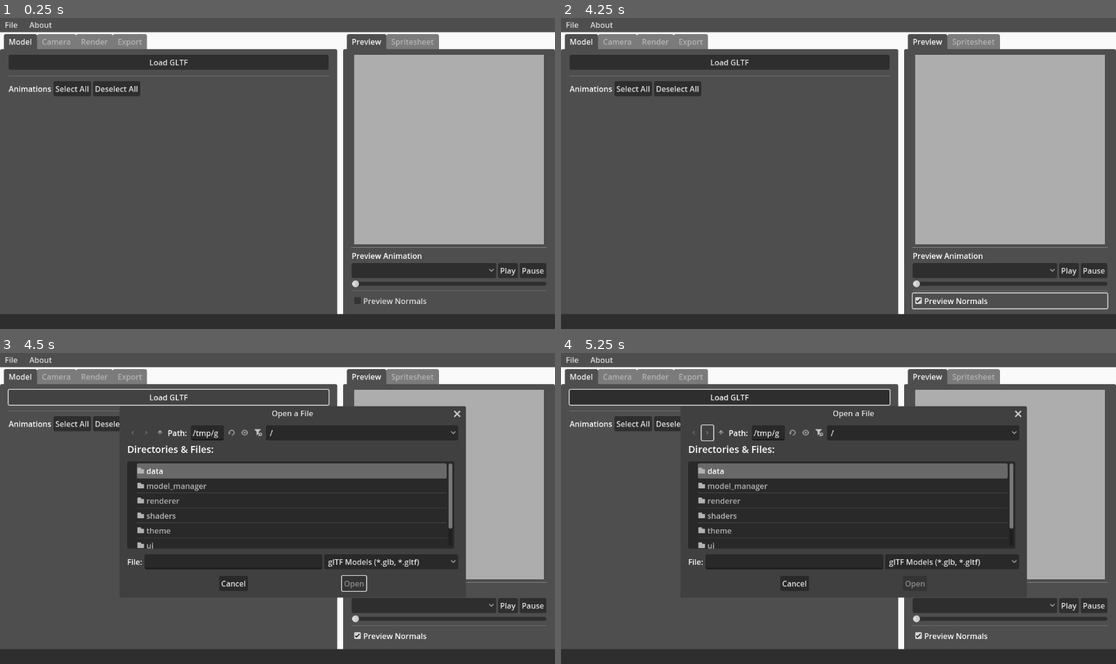
Above: before the commit, frames 1-4 (two rows, left to right).
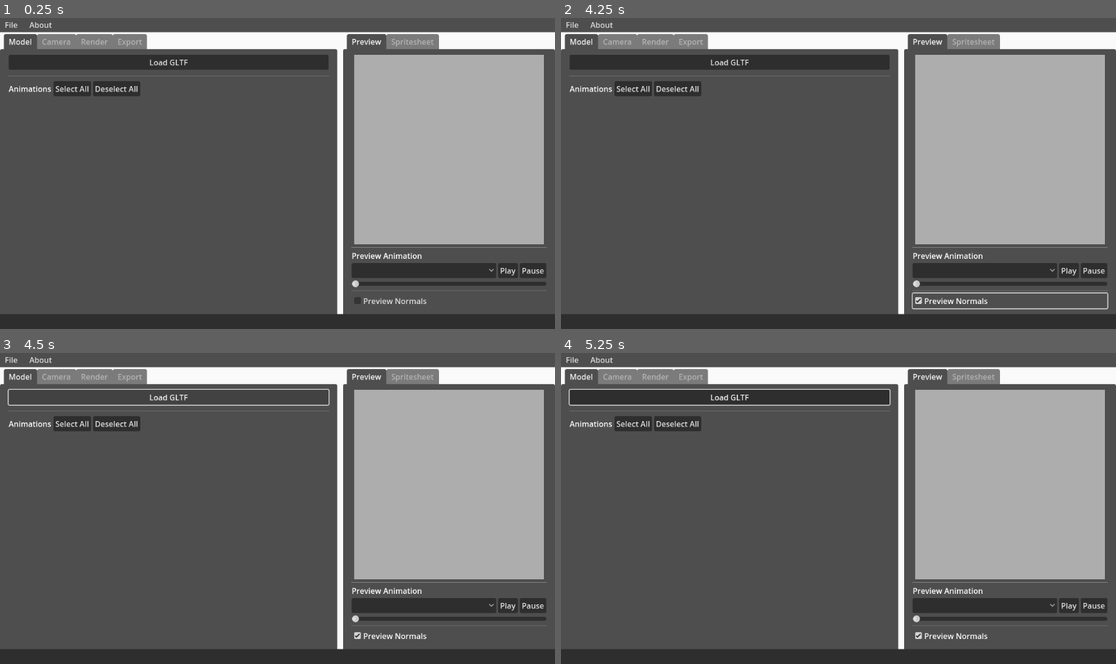
Above: after the commit, the same moments.

Repository: Caaz/FlatPixel
Game: Godot game, scene res://ui/main.tscn
Same seed, same stepped clock (60 frames per second), same inputs: the game is played once before the commit and once after it.
Inputs (mouse positions are in pixels of both pictures, inside the frame that each line leads up to):
- Up to frame 1 (0.25 s): no input
- Up to frame 2 (4.25 s): click "Play" at 0.5 s; click "Play" at 1.25 s; click "Select All" at 2 s; click "Deselect All" at 2.75 s; click "Preview Normals" at 3.5 s
- Up to frame 3 (4.5 s): click "Load GLTF" at 4.25 s
- Up to frame 4 (5.25 s): click (705, 433) at 5.02 s

Frames 1-2 are identical in both runs. In frame 3, 26% of the frame differs, in the area x 21-84%, y 16-79%; in frame 4, 26%.

Commit message:
prompt to retrieve file on failed model load

Diff:
--- a/data/session.gd
+++ b/data/session.gd
@@ -8,6 +8,8 @@
 signal on_flpx_loaded
 
 signal on_render
+
+signal on_model_load_failure(path: String)
 
 @export var camera_settings: CameraSettings = CameraSettings.new()
 @export var render_settings: RenderSettings = RenderSettings.new()
@@ -44,7 +46,10 @@
 	else:
 		var model = ModelManager.load_model(filepath)
 		capture_model = model
-		if model != null:
+
+		if model == null:
+			on_model_load_failure.emit(filepath)
+		else:
 			model_settings.model_path = filepath
 			model_settings.selected_animations = []
 			model_settings.available_animations = model.available_animations
@@ -91,12 +96,12 @@
 	EventReporter.report_open(filepath)
 
 func load_flpx(flpx: FlpxContents):
-	load_model(flpx.model_settings.model_path)
-	model_settings.selected_animations = flpx.model_settings.selected_animations
-
 	set_camera_settings(flpx.camera_settings)
 	set_render_settings(flpx.render_settings)
 	set_export_settings(flpx.export_settings)
+
+	load_model(flpx.model_settings.model_path)
+	model_settings.selected_animations = flpx.model_settings.selected_animations
 
 	session_dirty = false
 	on_flpx_loaded.emit()
--- a/model_manager/model_manager.gd
+++ b/model_manager/model_manager.gd
@@ -3,6 +3,8 @@
 static func load_model(path: String) -> CaptureModel:
 	var gltf_document := GLTFDocument.new()
 	var gltf_state := GLTFState.new()
+	if not FileAccess.file_exists(path):
+		return null
 	var error := gltf_document.append_from_file(path, gltf_state)
 	if error != OK:
 		return null
--- /dev/null
+++ b/popups/open_model_popup.tscn
@@ -0,0 +1,11 @@
+[gd_scene format=3 uid="uid://ba32rpntbyxf2"]
+
+[node name="FileDialog" type="FileDialog"]
+auto_translate_mode = 1
+title = "Open a File"
+initial_position = 2
+ok_button_text = "Open"
+file_mode = 0
+access = 2
+filters = PackedStringArray("*.glb, *.gltf;glTF Models")
+use_native_dialog = true
--- a/ui/main.tscn
+++ b/ui/main.tscn
@@ -11,6 +11,7 @@
 [ext_resource type="PackedScene" uid="uid://dtlhn4og7ouyg" path="res://ui/panels/model_panel.tscn" id="8_ar4ev"]
 [ext_resource type="PackedScene" uid="uid://bnpwapabnqlj1" path="res://ui/popups/render_progress_popup.tscn" id="9_ar4ev"]
 [ext_resource type="PackedScene" uid="uid://cl5jpj53ua6e5" path="res://ui/event_bar.tscn" id="10_4w4kc"]
+[ext_resource type="PackedScene" uid="uid://iigjxtj1cs3y" path="res://util/model_load_recovery.tscn" id="12_r4kgx"]
 
 [node name="Main" type="Control"]
 layout_mode = 3
@@ -102,3 +103,5 @@
 offset_top = -32.5
 offset_right = 282.5
 offset_bottom = 32.5
+
+[node name="ModelLoadRecovery" parent="." instance=ExtResource("12_r4kgx")]
--- a/ui/panels/model_panel.tscn
+++ b/ui/panels/model_panel.tscn
@@ -1,7 +1,8 @@
-[gd_scene load_steps=3 format=3 uid="uid://dtlhn4og7ouyg"]
+[gd_scene load_steps=4 format=3 uid="uid://dtlhn4og7ouyg"]
 
 [ext_resource type="Script" uid="uid://c274qqn7rnbau" path="res://ui/panels/model_panel.gd" id="1_8nrpr"]
 [ext_resource type="PackedScene" uid="uid://dibymq1nnpxvd" path="res://ui/panels/model_panel_animation_option.tscn" id="2_5yapa"]
+[ext_resource type="PackedScene" uid="uid://ba32rpntbyxf2" path="res://popups/open_model_popup.tscn" id="3_7aeji"]
 
 [node name="ModelPanel" type="MarginContainer"]
 anchors_preset = 15
@@ -12,14 +13,7 @@
 script = ExtResource("1_8nrpr")
 animation_toggle_scene = ExtResource("2_5yapa")
 
-[node name="FileDialog" type="FileDialog" parent="."]
-title = "Open a File"
-initial_position = 2
-ok_button_text = "Open"
-file_mode = 0
-access = 2
-filters = PackedStringArray("*.glb, *.gltf;glTF Models")
-use_native_dialog = true
+[node name="FileDialog" parent="." instance=ExtResource("3_7aeji")]
 
 [node name="VBoxContainer" type="VBoxContainer" parent="."]
 layout_mode = 2
@@ -59,7 +53,5 @@
 unique_name_in_owner = true
 layout_mode = 2
 
-[connection signal="file_selected" from="FileDialog" to="." method="on_model_path_selected"]
-[connection signal="pressed" from="VBoxContainer/LoadHBox/LoadGltfButton" to="FileDialog" method="show"]
 [connection signal="pressed" from="VBoxContainer/AnimationsTopHBox/SelectAllButton" to="." method="_select_all_animations"]
 [connection signal="pressed" from="VBoxContainer/AnimationsTopHBox/DeselectAllButton" to="." method="_deselect_all_animations"]
--- /dev/null
+++ b/util/model_load_recovery.gd
@@ -0,0 +1,17 @@
+extends Node
+
+const CONFIRMATION_DIALOG_FORMAT: String = "Failed to load model at \"%s\". Please relocate model."
+
+@onready var open_model_dialog: FileDialog = $OpenModelDialog
+@onready var confirmation_dialog: ConfirmationDialog = $ConfirmationDialog
+
+
+func _ready() -> void:
+	Session.on_model_load_failure.connect(_kickoff_recovery)
+
+func _kickoff_recovery(path: String):
+	confirmation_dialog.dialog_text = CONFIRMATION_DIALOG_FORMAT % path
+	confirmation_dialog.show()
+
+func _recover_model(path: String):
+	Session.load_model(path)
--- /dev/null
+++ b/util/model_load_recovery.tscn
@@ -0,0 +1,19 @@
+[gd_scene load_steps=3 format=3 uid="uid://iigjxtj1cs3y"]
+
+[ext_resource type="PackedScene" uid="uid://ba32rpntbyxf2" path="res://popups/open_model_popup.tscn" id="1_6mteh"]
+[ext_resource type="Script" uid="uid://dvtosogsxbf14" path="res://util/model_load_recovery.gd" id="1_68ytj"]
+
+[node name="ModelLoadRecovery" type="Node"]
+script = ExtResource("1_68ytj")
+
+[node name="ConfirmationDialog" type="ConfirmationDialog" parent="."]
+title = "Model Load Failed"
+initial_position = 2
+size = Vector2i(500, 100)
+dialog_close_on_escape = false
+dialog_autowrap = true
+
+[node name="OpenModelDialog" parent="." instance=ExtResource("1_6mteh")]
+
+[connection signal="confirmed" from="ConfirmationDialog" to="OpenModelDialog" method="show"]
+[connection signal="file_selected" from="OpenModelDialog" to="." method="_recover_model"]
Not shown: 1 places in ui/main.tscn that only renumber resources
Not shown, added: util/model_load_recovery.gd.uid
